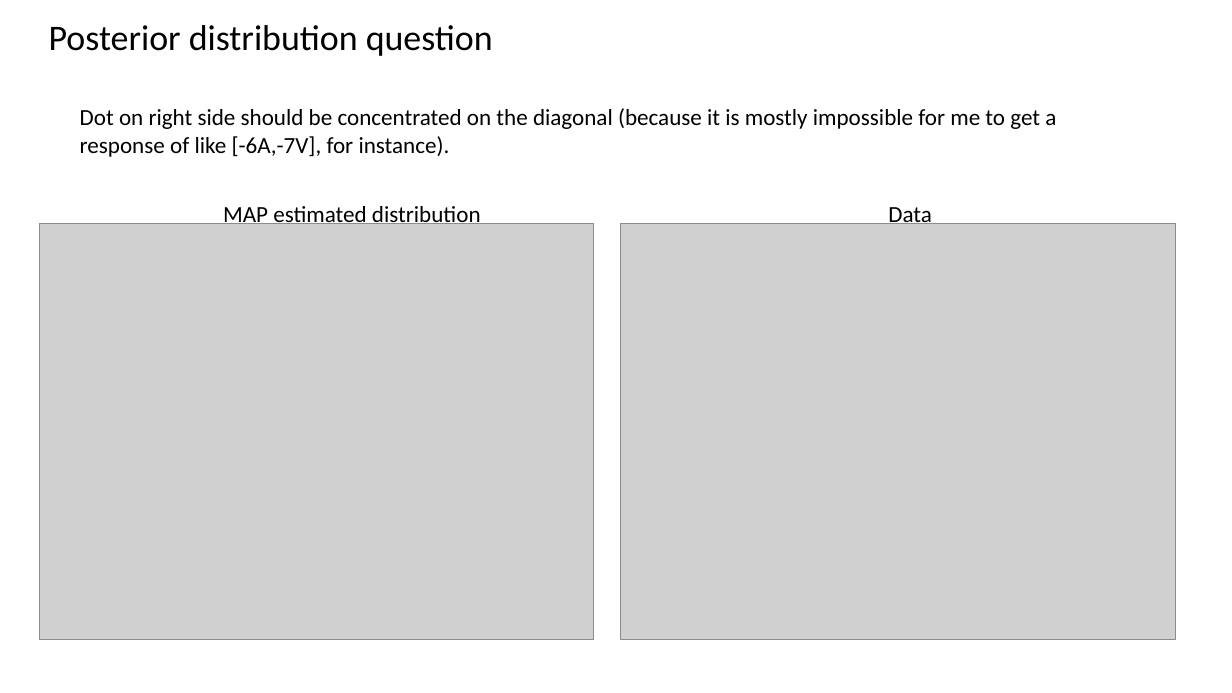
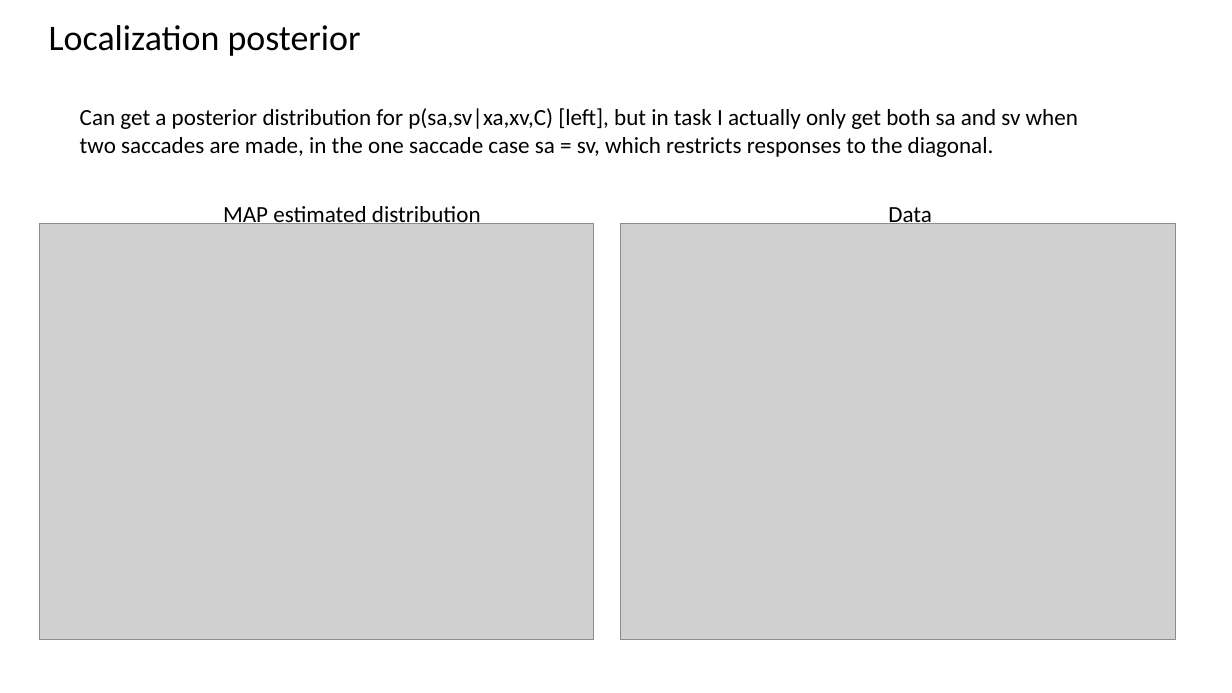
Before and after one commit to jmohl/CI_behavioral, a slide deck: slide 5 of doc/model_summary_4_16_19.pptx. Drawn at 1232x693 pixels with LibreOffice and Linux fonts; fonts in the diff are those of the drawing; grey boxes stand for pictures. Boxes give left, top, right and bottom in pixels: in the first picture for what was removed or moved away, otherwise in the second. Text is boxed around its words. In the diff, an @@ line names an element or a change of style, - is before the commit and + after.

```diff
--- a/doc/model_summary_4_16_19.pptx
+++ b/doc/model_summary_4_16_19.pptx
@@ title at <box>49,25,361,56</box>: text changed @@
-Posterior distribution question
+Localization posterior
@@ text at <box>80,108,1078,157</box>: text changed @@
-Dot on right side should be concentrated on the diagonal (because it is mostly impossible for me to get a response of like [-6A,-7V], for instance).
+Can get a posterior distribution for p(sa,sv|xa,xv,C) [left], but in task I actually only get both sa and sv when two saccades are made, in the one saccade case sa = sv, which restricts responses to the diagonal.
```
Also in this commit, not shown: 3 other slides changed, 10 slides added, 1 slide removed, 4 other files.
